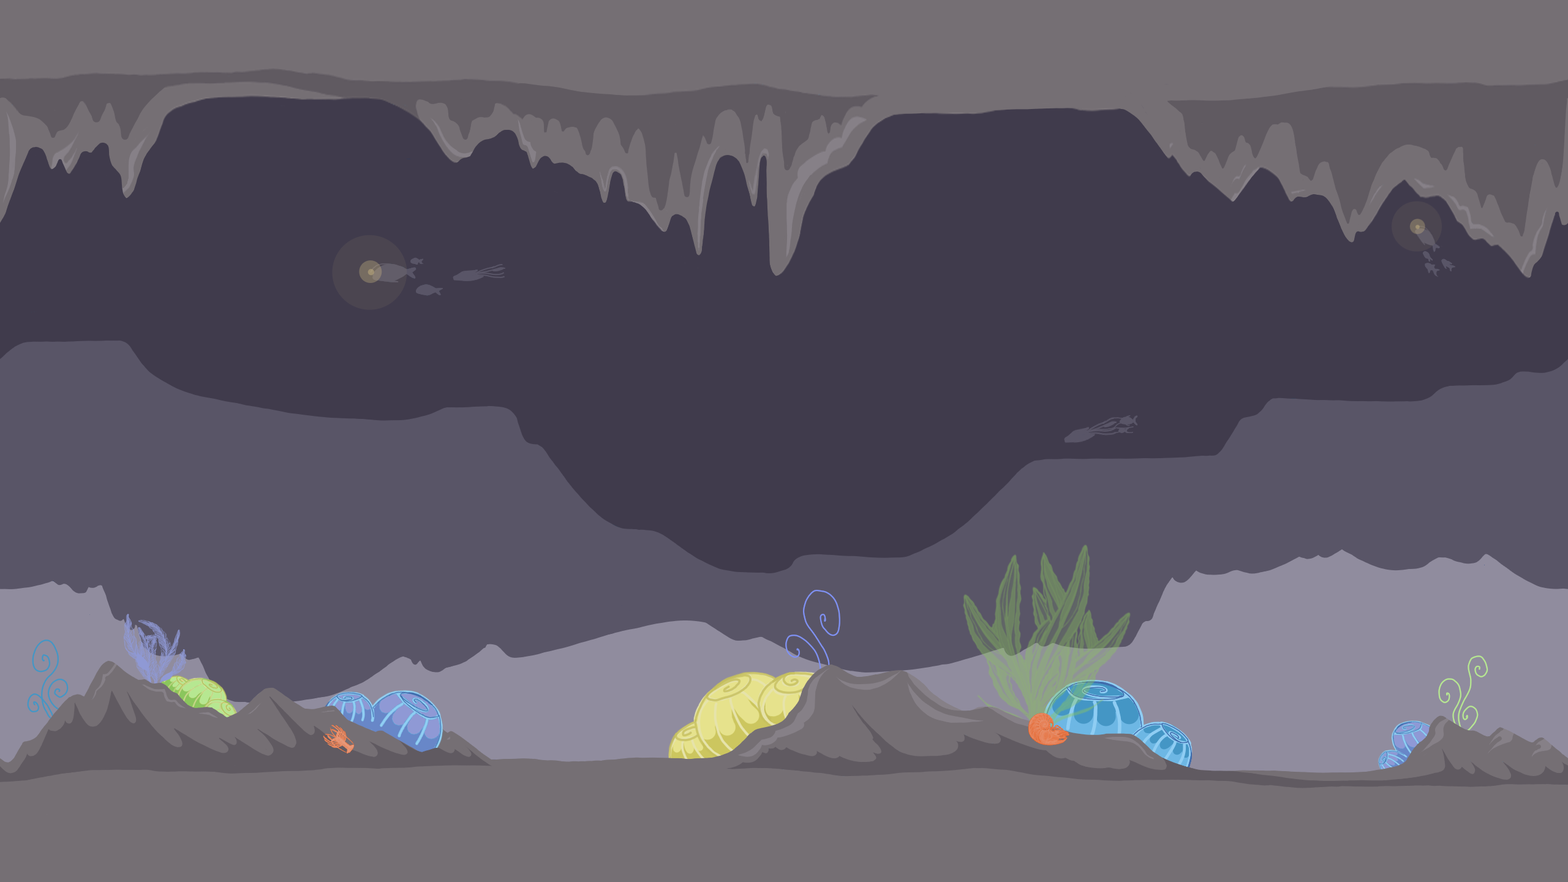
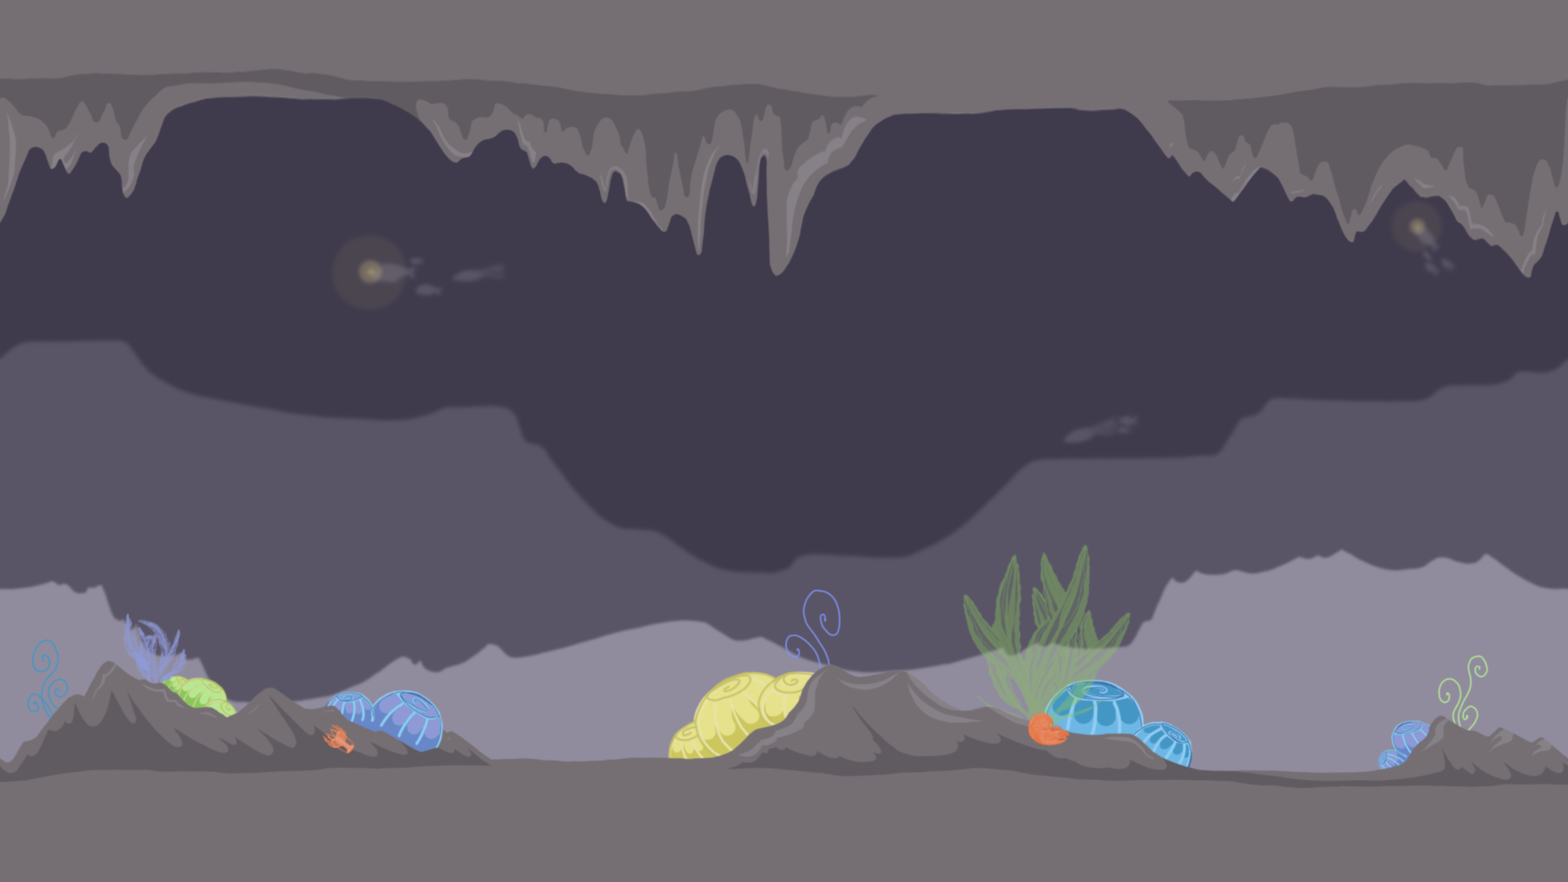
Revision of a layered 1568×882 image; what changed, layer by layer:
painted on "background_4", masked it over [0, 67, 1568, 815]
painted on "background_3", masked it over [0, 67, 1568, 815]
painted on "background_2", masked it over [0, 67, 1568, 815]
painted on "background_1" over [0, 67, 1568, 815]